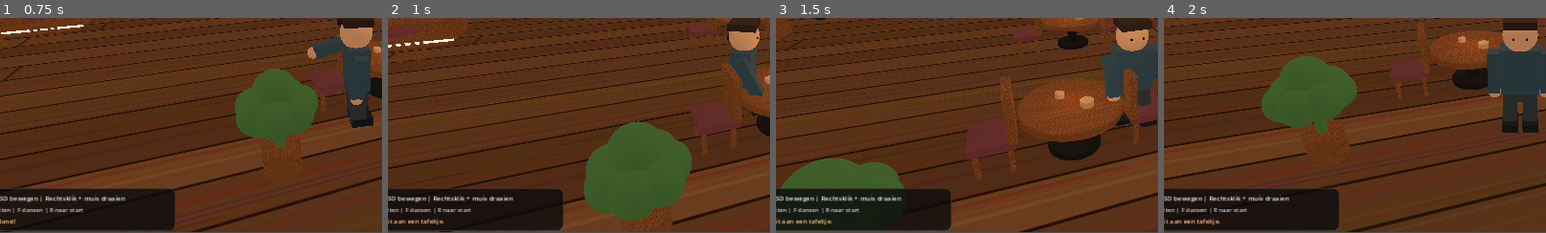
Above: before the commit, frames 1-4 (left to right).
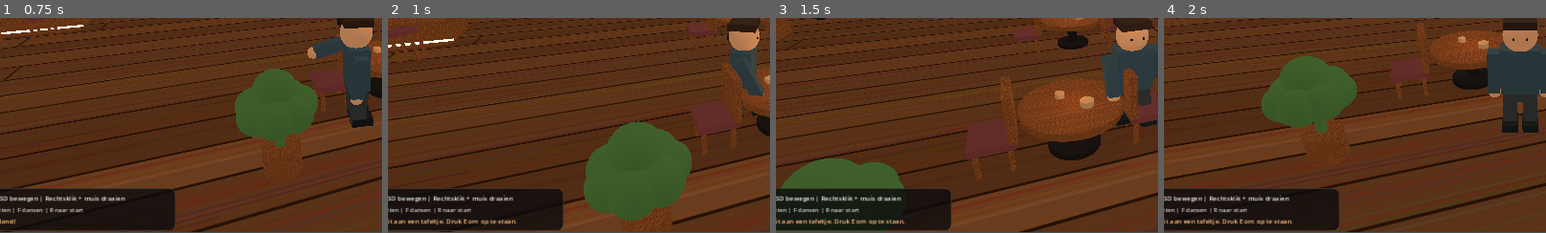
Above: after the commit, the same moments.

Repository: michiel66/TS-Heerlen-3D-Cafe
Game: Godot game, scene res://scenes/main.tscn
Two runs of this game, one before a commit and one after it. Both use one fixed random seed, a clock stepped at 60 frames per second and the inputs below.
Inputs (mouse positions are % of the whole screen's width and height, from its top left):
- Up to frame 1 (0.75 s): tap Enter at 0.5 s; move the mouse to (72, 45) at 0.52 s; hold D (move_right) from 0.53 s (still down); hold F (emote) from 0.53 s (still down); click (72, 45) at 0.67 s
- Up to frame 2 (1 s): keep holding D (move_right); keep holding F (emote); tap E (interact) at 0.8 s
- Up to frame 3 (1.5 s): move the mouse to (30, 55) at 1.27 s; release D (move_right) at 1.28 s; release F (emote) at 1.28 s; hold S (move_backward) from 1.28 s (still down); tap E (interact) at 1.35 s; click (30, 55) at 1.42 s
- Up to frame 4 (2 s): keep holding S (move_backward); tap V at 1.55 s
The pictures show only the part of the screen within x 3-53%, y 42-92%; the shares and areas given below are measured in that part.

Frame 1 is identical in both runs. In frame 2, 0.3% of the frame differs, in the area x 15-34%, y 93-97%; in frame 3, 0.3%; in frame 4, 0.3%.
Error in both runs: Invalid assignment of property or key 'handshake_timeout' with value of type 'float' on a base object of type 'WebSocketPeer'. (res://scripts/teamspeak_bridge.…

Commit message:
Add files via upload

Diff:
--- a/scripts/main.gd
+++ b/scripts/main.gd
@@ -1,6 +1,6 @@
-
 extends Node3D
-## TeamSpeak Heerlen 3D Café v0.4
+## TeamSpeak Heerlen 3D Café v0.4: online TeamSpeak-bezoekers in de 3D-wereld.
+## De bestaande directe TeamSpeak 3-audiomodule blijft ongewijzigd.
 
 const WORLD_SCRIPT = preload("res://scripts/world.gd")
 const AVATAR_SCRIPT = preload("res://scripts/avatar.gd")
@@ -23,63 +23,47 @@
 
 func _ready() -> void:
     var nick := "Bezoeker"
-
     if profile.load("user://cafe_profiel.cfg") == OK:
-        nick = str(
-            profile.get_value("profile", "nickname", nick)
-        )
-
-    current_channel = str(
-        profile.get_value("profile", "channel", "")
-    )
-
+        nick = str(profile.get_value("profile", "nickname", nick))
+    current_channel = str(profile.get_value("profile", "channel", ""))
     var cafe = WORLD_SCRIPT.new()
     cafe.name = "CafeWorld"
     add_child(cafe)
     cafe_world = cafe
-
     player = AVATAR_SCRIPT.new()
     player.display_name = nick
     player.name = "LocalAvatar"
     add_child(player)
     player.global_position = Vector3(2.3, 0.15, 5.8)
-
     online_avatars = ONLINE_AVATARS_SCRIPT.new()
     online_avatars.name = "OnlineVisitors"
     add_child(online_avatars)
-
     camera = Camera3D.new()
     camera.name = "MainCamera"
     camera.current = true
     camera.fov = 65.0
     add_child(camera)
     _update_camera(1.0)
-
     hud = HUD_SCRIPT.new()
     hud.name = "CafeHUD"
     hud.avatar = player
     hud.nickname = nick
     hud.current_channel = current_channel
     add_child(hud)
-
     voice = BRIDGE_SCRIPT.new()
     voice.name = "LocalTeamSpeakBridge"
     add_child(voice)
-
     voice.status_updated.connect(_voice_status)
     voice.roster_updated.connect(_voice_roster)
     voice.voice_active.connect(_voice_talking)
-
     hud.action_requested.connect(_ui_action)
     hud.nickname_changed.connect(_update_nickname)
     hud.channel_changed.connect(_update_channel)
-
+    # Verberg het fout-/startscherm pas nadat camera, wereld en HUD zijn aangemaakt.
     var boot: CanvasLayer = get_node_or_null("BootScreen") as CanvasLayer
-
     if boot != null:
         boot.visible = false
-
-    print("TS HEERLEN START OK")
+    print("TS HEERLEN START OK: 3D wereld, camera, speler, HUD aanwezig")
 
 func _process(delta: float) -> void:
     if is_instance_valid(player):
@@ -87,24 +71,10 @@
         _update_camera(delta)
 
 func _update_camera(delta: float) -> void:
-    var target: Vector3 = (
-        player.global_position + Vector3(0.0, 1.36, 0.0)
-    )
-
-    var horizontal := Vector3(
-        sin(yaw), 0.0, cos(yaw)
-    ) * zoom
-
-    var desired := (
-        target + horizontal
-        + Vector3(0.0, 1.48 + pitch * 3.5, 0.0)
-    )
-
-    camera.global_position = camera.global_position.lerp(
-        desired,
-        clampf(delta * 8.0, 0.0, 1.0)
-    )
-
+    var target: Vector3 = player.global_position + Vector3(0.0, 1.36, 0.0)
+    var horizontal := Vector3(sin(yaw), 0.0, cos(yaw)) * zoom
+    var desired := target + horizontal + Vector3(0.0, 1.48 + pitch * 3.5, 0.0)
+    camera.global_position = camera.global_position.lerp(desired, clampf(delta * 8.0, 0.0, 1.0))
     camera.look_at(target, Vector3.UP)
 
 func _unhandled_input(event: InputEvent) -> void:
@@ -115,42 +85,23 @@
             zoom = maxf(2.8, zoom - 0.4)
         elif event.pressed and event.button_index == MOUSE_BUTTON_WHEEL_DOWN:
             zoom = minf(9.0, zoom + 0.4)
-
     elif event is InputEventMouseMotion and mouse_turning:
         yaw -= event.relative.x * 0.005
-        pitch = clampf(
-            pitch + event.relative.y * 0.004,
-            -0.5,
-            0.55
-        )
-
-    if event is InputEventKey \
-    and not event.echo \
-    and event.physical_keycode == KEY_V:
+        pitch = clampf(pitch + event.relative.y * 0.004, -0.5, 0.55)
+    if event is InputEventKey and not event.echo and event.physical_keycode == KEY_V:
         voice.set_ptt(event.pressed)
         hud.set_ptt_state(voice.ptt)
-
-    if event.is_action_pressed("interact") \
-    and not event.is_echo():
+    if event.is_action_pressed("interact") and not event.is_echo():
         _interact()
-
-    elif event.is_action_pressed("emote") \
-    and not event.is_echo():
+    elif event.is_action_pressed("emote") and not event.is_echo():
         var active: bool = player.toggle_dance()
-        hud.set_status(
-            "Je danst!" if active
-            else "Je bent gestopt met dansen."
-        )
-
-    elif event.is_action_pressed("reset_position") \
-    and not event.is_echo():
+        hud.set_status("Je danst!" if active else "Je bent gestopt met dansen.")
+    elif event.is_action_pressed("reset_position") and not event.is_echo():
         player.seated = false
         player.dancing = false
         player.global_position = Vector3(2.3, 0.15, 5.8)
         hud.set_status("Terug bij de ingang.")
-
-    elif event.is_action_pressed("chat") \
-    and not event.is_echo():
+    elif event.is_action_pressed("chat") and not event.is_echo():
         hud.show_panel("chat")
 
 func _interact() -> void:
@@ -158,105 +109,76 @@
         player.stand_up()
         hud.set_status("Je bent opgestaan.")
         return
-
     var closest: Node3D
     var best := 1.65
-
     for node in get_tree().get_nodes_in_group("cafe_seats"):
         var seat: Node3D = node
-        var d: float = player.global_position.distance_to(
-            seat.global_position
-        )
-
+        var d: float = player.global_position.distance_to(seat.global_position)
         if d < best:
             best = d
             closest = seat
-
     if closest != null:
         player.sit_at(closest)
-        hud.set_status("Je zit aan een tafeltje.")
+        hud.set_status("Je zit aan een tafeltje. Druk E om op te staan.")
     else:
-        hud.set_status("Loop naar een stoel en druk E.")
+        hud.set_status("Loop dichter naar een stoel en druk E.")
 
 func _ui_action(action: String) -> void:
     match action:
         "teamspeak":
             if voice.connected:
                 voice.disconnect_teamspeak()
-                hud.set_status("TeamSpeak wordt verbroken.")
+                hud.set_status("TeamSpeak-verbinding wordt verbroken.")
             else:
-                voice.connect_teamspeak(
-                    hud.nickname,
-                    hud.current_channel
-                )
-
+                voice.connect_teamspeak(hud.nickname, hud.current_channel)
         "ptt":
             voice.set_ptt(not voice.ptt)
             hud.set_ptt_state(voice.ptt)
+        "cafe":
+            _teleport(Vector3(2.3, 0.15, 5.8), "Welkom terug in het café.")
+        "dance":
+            _teleport(Vector3(-0.8, 0.15, -6.7), "Je bent op de dansvloer. Druk F om te dansen.")
+        "radio":
+            _teleport(Vector3(9.5, 0.15, -6.9), "Radiohoek: 27MC, Zello en TeamSpeak.")
 
-        "cafe":
-            _teleport(
-                Vector3(2.3, 0.15, 5.8),
-                "Welkom terug in het café."
-            )
-
-        "dance":
-            _teleport(
-                Vector3(-0.8, 0.15, -6.7),
-                "Je bent op de dansvloer."
-            )
-
-        "radio":
-            _teleport(
-                Vector3(9.5, 0.15, -6.9),
-                "Radiohoek: TeamSpeak Heerlen."
-            )
-
-func _teleport(pos: Vector3, message: String) -> void:
+func _teleport(pos: Vector3, text: String) -> void:
     if player.seated:
         player.stand_up()
-
     player.dancing = false
     player.velocity = Vector3.ZERO
     player.global_position = pos
-    hud.set_status(message)
+    hud.set_status(text)
 
 func _update_nickname(new_name: String) -> void:
     player.display_name = new_name
     player.update_display_name(new_name)
-
-    profile.set_value(
-        "profile", "nickname", new_name
-    )
+    profile.set_value("profile", "nickname", new_name)
     profile.save("user://cafe_profiel.cfg")
 
 func _voice_status(is_connected: bool, message: String) -> void:
     hud.set_ts_status(is_connected, message)
     hud.set_status(message)
-
     if not is_connected:
         hud.set_ptt_state(false)
         online_avatars.clear()
         hud.set_live_roster([])
-
     cafe_world.set_online_mode(is_connected)
 
-func _voice_roster(
-    users: Array,
-    own_client_id: String,
-    _own_channel: String
-) -> void:
+func _voice_roster(users: Array, own_client_id: String, _own_channel: String) -> void:
     hud.set_live_roster(users)
+    online_avatars.update_roster(users, own_client_id, hud.nickname)
+    hud.set_avatar_count(online_avatars.online_avatar_count())
+    if users.size() <= 1 and voice.connected:
+        hud.set_status(
+            "TeamSpeak verbonden, maar geen andere zichtbare gebruikers. Controleer kanaal/rechten."
+        )
+    elif users.size() > 1:
+        hud.set_status(
+            "TeamSpeak online: %d gebruikers, %d extra avatars zichtbaar" % [
+                users.size(), online_avatars.online_avatar_count()
+            ]
+        )
 
-    online_avatars.update_roster(
-        users,
-        own_client_id,
-        hud.nickname
-    )
-
-    hud.set_avatar_count(
-        online_avatars.online_avatar_count()
-    )
 
 func _voice_talking(id: String) -> void:
     hud.set_live_talker(id)
@@ -264,13 +186,6 @@
 
 func _update_channel(name_value: String) -> void:
     current_channel = name_value
-
-    profile.set_value(
-        "profile", "channel", current_channel
-    )
-
+    profile.set_value("profile", "channel", current_channel)
     profile.save("user://cafe_profiel.cfg")
-
-    hud.set_status(
-        "Kanaal opgeslagen. Verbind opnieuw om te wisselen."
-    )
+    hud.set_status("Kanaal opgeslagen. Verbreek en verbind opnieuw om te wisselen.")
--- a/scripts/online_avatars.gd
+++ b/scripts/online_avatars.gd
@@ -1,9 +1,6 @@
-
 extends Node3D
-## TeamSpeak Heerlen 3D Café v0.4
-## Zet online TeamSpeak-gebruikers als 3D-avatars in het café.
-## Bewegingen van andere computers worden nog niet gesynchroniseerd.
-
+## TeamSpeak online visitors rendered as 3D avatars in the café.
+## Positions are local display slots. This is NOT multiplayer position syncing.
 const AVATAR_SCRIPT = preload("res://scripts/avatar.gd")
 
 var avatars: Dictionary = {}
@@ -16,140 +13,95 @@
     _create_positions()
 
 func _create_positions() -> void:
-    for x in [-10.2, -8.7, -7.2, -5.7, -4.2, -2.7]:
-        slot_positions.append(Vector3(x, 0.15, 2.1))
-        slot_positions.append(Vector3(x, 0.15, 4.7))
+    # Start vooraan en in het midden, in de zichtlijn van de speler.
+    # De oude posities begonnen helemaal links achter de koffiebar.
+    for z in [2.5, 4.1, 0.8, -0.8]:
+        for x in [-1.7, -0.3, 1.1]:
+            slot_positions.append(Vector3(x, 0.15, z))
 
-    for x in [-2.2, -0.7, 0.8, 2.3]:
-        slot_positions.append(Vector3(x, 0.15, 0.4))
-        slot_positions.append(Vector3(x, 0.15, 3.2))
-        slot_positions.append(Vector3(x, 0.15, 6.3))
+    # Daarna bezoekers rond de lounge en de dansvloer.
+    for z in [-5.5, -7.1, 6.6]:
+        for x in [-2.0, -0.6, 0.8]:
+            slot_positions.append(Vector3(x, 0.15, z))
 
-    for x in [-2.0, -0.5, 1.0]:
-        slot_positions.append(Vector3(x, 0.15, -6.0))
-        slot_positions.append(Vector3(x, 0.15, -8.0))
-
-    for x in [5.8, 7.5, 9.2]:
-        slot_positions.append(Vector3(x, 0.15, -6.5))
-        slot_positions.append(Vector3(x, 0.15, -1.8))
-        slot_positions.append(Vector3(x, 0.15, 3.4))
-        slot_positions.append(Vector3(x, 0.15, 7.3))
+    # Extra bezoekers verspreid over de rest van het café.
+    for z in [-3.1, 0.0, 3.8, 7.2]:
+        for x in [5.9, 7.3, 9.0]:
+            slot_positions.append(Vector3(x, 0.15, z))
 
 func _position_for_slot(slot_index: int) -> Vector3:
     if slot_index < slot_positions.size():
         return slot_positions[slot_index]
 
-    var n: int = slot_index - slot_positions.size()
-    var columns: int = 16
-    var row_number: int = n / columns
-    var x: float = -10.8 + float(n % columns) * 1.37
-    var z: float = -6.4 + float(row_number % 11) * 1.32
-
-    return Vector3(
-        x,
-        0.15 + float(row_number / 11) * 0.015,
-        z
-    )
+    # Capaciteit uitbreiden zonder dat meer dan 50 gebruikers verdwijnen.
+    var extra: int = slot_index - slot_positions.size()
+    var column: int = extra % 14
+    var row_number: int = int(extra / 14)
+    var x: float = -10.0 + float(column) * 1.45
+    var z: float = -8.0 + float(row_number % 12) * 1.4
+    return Vector3(x, 0.15, z)
 
 func _free_slot() -> int:
     var candidate := 0
-
     while slots.values().has(candidate):
         candidate += 1
-
     return candidate
 
 func _shirt_color(id: String) -> Color:
     var hue: float = float(absi(id.hash()) % 1000) / 1000.0
     return Color.from_hsv(hue, 0.48, 0.72)
 
-func update_roster(
-    users: Array,
-    own_client_id: String,
-    own_nickname: String
-) -> void:
-
+func update_roster(users: Array, own_client_id: String, own_nickname: String) -> void:
     var present: Dictionary = {}
+    # When own_client_id is unavailable, skip ONE matching local nickname.
     var local_fallback_used := false
-
     for entry in users:
         if typeof(entry) != TYPE_DICTIONARY:
             continue
-
-        var id: String = str(
-            entry.get("id", "")
-        ).strip_edges()
-
-        var visitor_name: String = str(
-            entry.get("name", "Onbekend")
-        ).strip_edges().substr(0, 60)
-
+        var id: String = str(entry.get("id", "")).strip_edges()
+        var visitor_name: String = str(entry.get("name", "Onbekend")).strip_edges().substr(0, 60)
         if id.is_empty() or present.has(id):
             continue
-
         if not own_client_id.is_empty() and id == own_client_id:
             continue
-
-        if own_client_id.is_empty() \
-        and not local_fallback_used \
-        and visitor_name.to_lower() == own_nickname.to_lower():
+        if own_client_id.is_empty() and not local_fallback_used and visitor_name.to_lower() == own_nickname.to_lower():
             local_fallback_used = true
             continue
-
         if visitor_name.is_empty():
             visitor_name = "Onbekend"
-
         present[id] = true
-
         if not avatars.has(id):
             var guest = AVATAR_SCRIPT.new()
-
             guest.remote_mode = true
             guest.display_name = visitor_name
             guest.shirt_color = _shirt_color(id)
             guest.name = "Online_" + id.replace("-", "_")
-
             add_child(guest)
-
             avatars[id] = guest
             slots[id] = _free_slot()
-
-            guest.global_position = _position_for_slot(
-                int(slots[id])
-            )
-
-            guest.rotation.y = float(
-                int(slots[id]) % 6
-            ) * 0.5
+            guest.global_position = _position_for_slot(int(slots[id]))
+            guest.rotation.y = float(int(slots[id]) % 6) * 0.5
         else:
             var actor = avatars[id]
-
-            if is_instance_valid(actor) \
-            and actor.display_name != visitor_name:
+            if is_instance_valid(actor) and actor.display_name != visitor_name:
                 actor.update_display_name(visitor_name)
-
+    # Remove avatars immediately when the user leaves the reported roster.
     for id in avatars.keys():
         if not present.has(id):
             var old = avatars[id]
-
             if is_instance_valid(old):
                 old.queue_free()
-
             avatars.erase(id)
             slots.erase(id)
             talker_expiry.erase(id)
-
     if not avatars.has(current_speaker):
         current_speaker = ""
 
 func mark_talking(id: String) -> void:
     if id.is_empty() or not avatars.has(id):
         return
-
-    if current_speaker != id \
-    and avatars.has(current_speaker):
+    if current_speaker != id and avatars.has(current_speaker):
         avatars[current_speaker].set_speaking(false)
-
     current_speaker = id
     talker_expiry[id] = Time.get_ticks_msec() + 1100
     avatars[id].set_speaking(true)
@@ -157,13 +109,9 @@
 func _process(_delta: float) -> void:
     if current_speaker.is_empty():
         return
-
-    if Time.get_ticks_msec() > int(
-        talker_expiry.get(current_speaker, 0)
-    ):
+    if Time.get_ticks_msec() > int(talker_expiry.get(current_speaker, 0)):
         if avatars.has(current_speaker):
             avatars[current_speaker].set_speaking(false)
-
         current_speaker = ""
 
 func clear() -> void:
--- /dev/null
+++ b/tests/online_avatars_test.gd
@@ -0,0 +1,37 @@
+extends SceneTree
+## Offline Godot integratietest: de TS3-gebruikerslijst bepaalt de 3D avatars.
+const ONLINE = preload("res://scripts/online_avatars.gd")
+
+func _initialize() -> void:
+    call_deferred("_run")
+
+func _run() -> void:
+    var room = ONLINE.new()
+    root.add_child(room)
+    await process_frame
+    var visitors: Array = [
+        {"id": "1", "name": "Eigen Gebruiker"},
+        {"id": "2", "name": "Jan"},
+        {"id": "3", "name": "Mieke"}
+    ]
+    room.update_roster(visitors, "1", "Eigen Gebruiker")
+    if room.online_avatar_count() != 2:
+        _fail("Verwacht 2 gasten en geen dubbele lokale avatar")
+        return
+    if not room.avatars.has("2"):
+        _fail("Jan ontbreekt in de wereld")
+        return
+    room.mark_talking("2")
+    if not room.avatars["2"].remote_speaking:
+        _fail("Spreekindicator niet actief")
+        return
+    room.update_roster([{"id":"1","name":"Eigen Gebruiker"},{"id":"3","name":"Mieke"}], "1", "Eigen Gebruiker")
+    if room.online_avatar_count() != 1 or room.avatars.has("2"):
+        _fail("Vertrokken bezoeker is niet verwijderd")
+        return
+    print("ONLINE_AVATARS_TEST_OK: toevoegen, verwijderen, spreken en lokale gebruiker overslaan")
+    quit(0)
+
+func _fail(message: String) -> void:
+    push_error("ONLINE_AVATARS_TEST_FAIL: " + message)
+    quit(2)
Not shown, changed: START-HIER.txt
